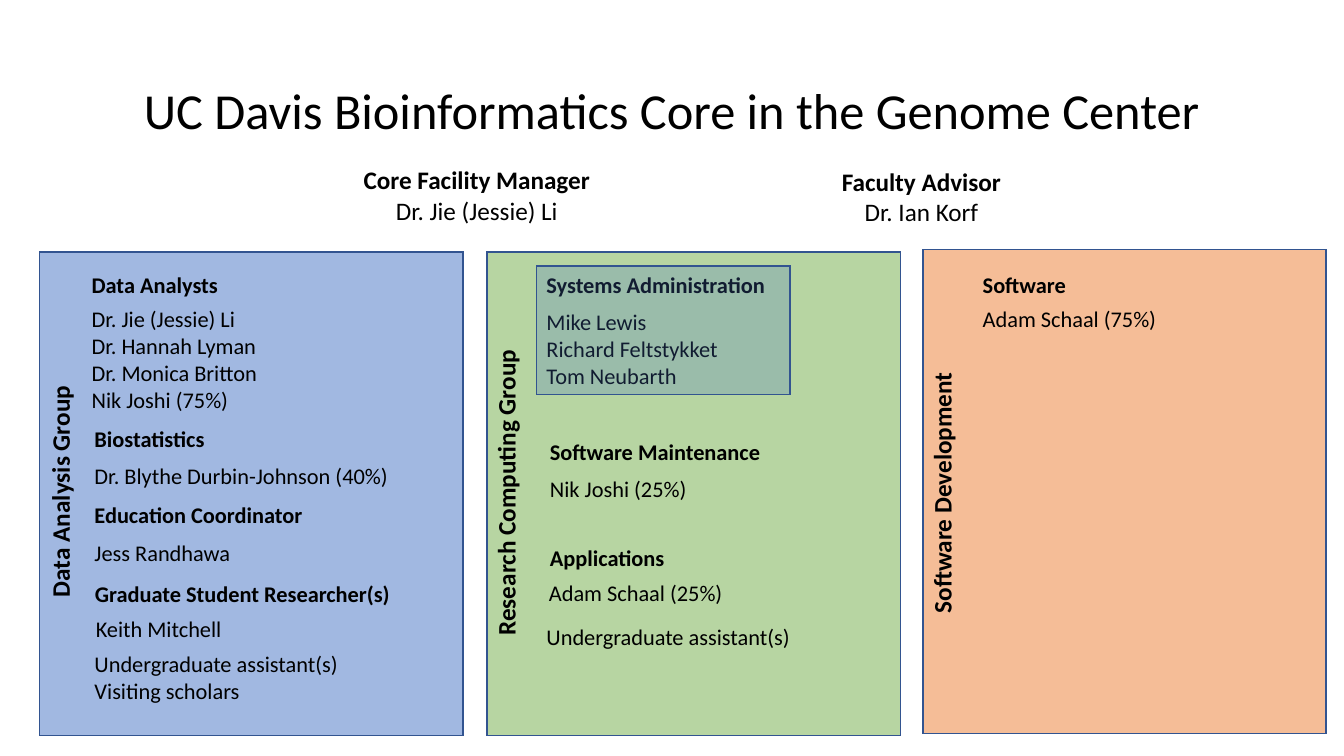
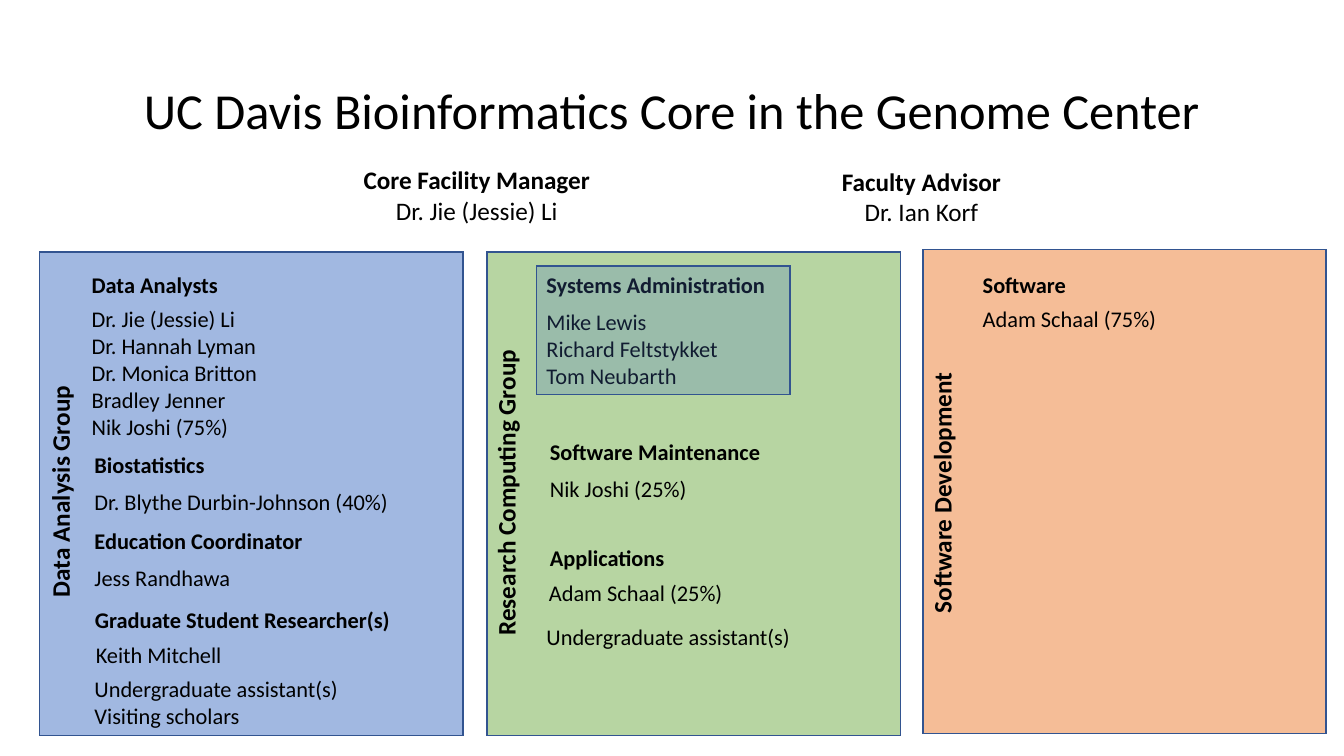
Before and after one commit to ucdavis-bioinformatics-training/ucdavis-bioinformatics-training.presentations, a slide deck: slide 1 of misc/staff.pptx. Drawn at 1344x756 pixels with LibreOffice and Linux fonts; fonts in the diff are those of the drawing. Boxes give left, top, right and bottom in pixels: in the first picture for what was removed or moved away, otherwise in the second. Text is boxed around its words. In the diff, an @@ line names an element or a change of style, - is before the commit and + after.

```diff
--- a/misc/staff.pptx
+++ b/misc/staff.pptx
@@ text at [92,392,226,412]: paragraph added @@
+Bradley Jenner
@@ 7 texts: place and size @@
-7 texts at [94,431,390,703]
+7 texts at [94,457,390,728]
```
Also in this commit, not shown: 6 other files.
